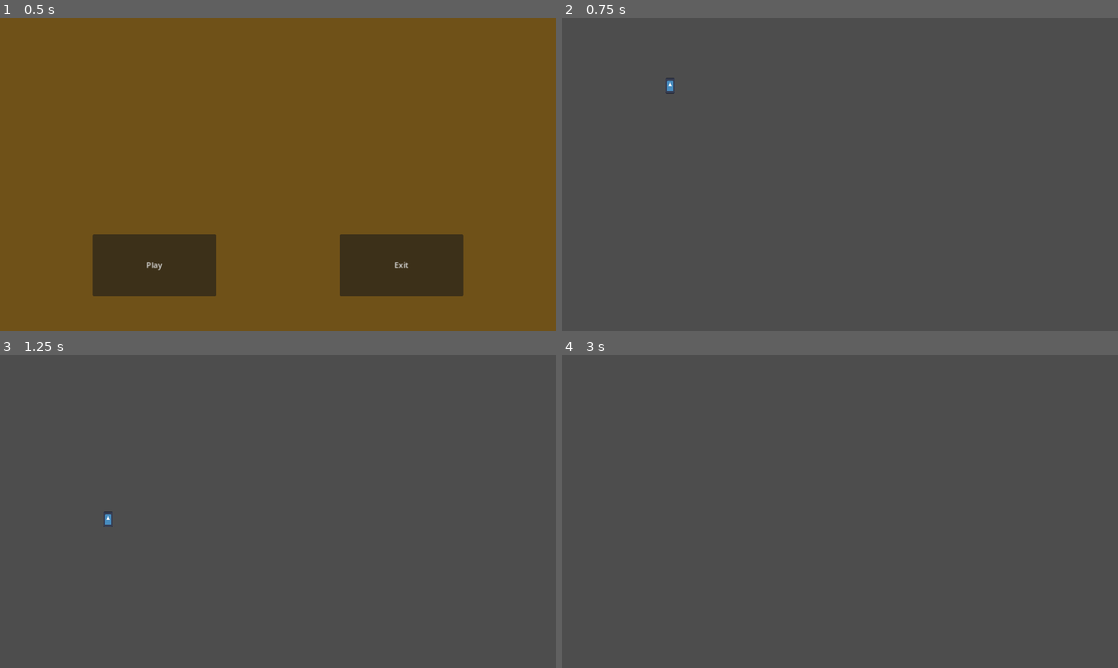
Above: before the commit, frames 1-4 (two rows, left to right).
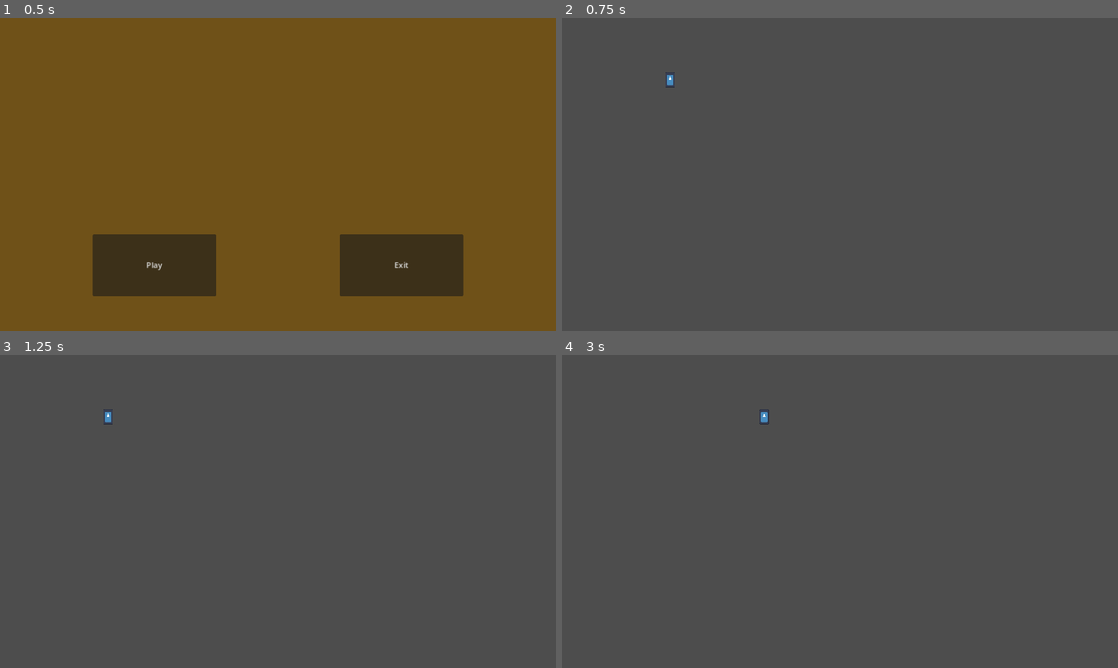
Above: after the commit, the same moments.

Repository: AtaMakesStuff/internship-farming-game
Game: Godot game, scene res://title.tscn
Two runs of this game, one before a commit and one after it. Both use one fixed random seed, a clock stepped at 60 frames per second and the inputs below. The engine's default icon, where the game draws it, is replaced by a stand-in: a white triangle on a blue panel in a dark square.
Inputs:
- Up to frame 1 (0.5 s): no input
- Up to frame 2 (0.75 s): click "Play" at 0.5 s
- Up to frame 3 (1.25 s): no input
- Up to frame 4 (3 s): tap Enter (ui_accept) at 1.25, 1.52, 2.27 s; hold Right (ui_right) 1.28-2.78 s; hold Left (ui_left) from 2.78 s (still down)

Frame 1 is identical in both runs. In frame 2, less than 0.1% of the frame differs, in the area x 18-21%, y 17-25%; in frame 3, less than 0.1%, in the area x 18-21%, y 17-55%; in frame 4, less than 0.1%.

Commit message:
Player movement
- disabled gravity and jumping for now
- added vertical movement

Diff:
--- a/internship-farming-game/player.gd
+++ b/internship-farming-game/player.gd
@@ -1,14 +1,15 @@
 extends CharacterBody2D
 
 
-const SPEED = 300.0
+const SPEED = 150.0
 const JUMP_VELOCITY = -400.0
 
 
 func _physics_process(delta: float) -> void:
 	# Add the gravity.
-	if not is_on_floor():
-		velocity += get_gravity() * delta
+	# I don't currently want gravity
+	#if not is_on_floor():
+	#	velocity += get_gravity() * delta
 
 	# Handle jump.
 	# I don't currently want jumping
@@ -17,10 +18,16 @@
 
 	# Get the input direction and handle the movement/deceleration.
 	# As good practice, you should replace UI actions with custom gameplay actions.
-	var direction := Input.get_axis("ui_left", "ui_right")
-	if direction:
-		velocity.x = direction * SPEED
+	var horizontal_direction := Input.get_axis("left", "right")
+	if horizontal_direction:
+		velocity.x = horizontal_direction * SPEED
 	else:
 		velocity.x = move_toward(velocity.x, 0, SPEED)
 
+	var vertical_direction := Input.get_axis("up", "down")
+	if vertical_direction:
+		velocity.y = vertical_direction * SPEED
+	else:
+		velocity.y = move_toward(velocity.y, 0, SPEED)
+
 	move_and_slide()
--- a/internship-farming-game/project.godot
+++ b/internship-farming-game/project.godot
@@ -18,3 +18,30 @@
 [display]
 
 window/stretch/mode="canvas_items"
+
+[input]
+
+left={
+"deadzone": 0.5,
+"events": [Object(InputEventKey,"resource_local_to_scene":false,"resource_name":"","device":-1,"window_id":0,"alt_pressed":false,"shift_pressed":false,"ctrl_pressed":false,"meta_pressed":false,"pressed":false,"keycode":0,"physical_keycode":65,"key_label":0,"unicode":97,"location":0,"echo":false,"script":null)
+, Object(InputEventKey,"resource_local_to_scene":false,"resource_name":"","device":-1,"window_id":0,"alt_pressed":false,"shift_pressed":false,"ctrl_pressed":false,"meta_pressed":false,"pressed":false,"keycode":0,"physical_keycode":4194319,"key_label":0,"unicode":0,"location":0,"echo":false,"script":null)
+]
+}
+right={
+"deadzone": 0.5,
+"events": [Object(InputEventKey,"resource_local_to_scene":false,"resource_name":"","device":-1,"window_id":0,"alt_pressed":false,"shift_pressed":false,"ctrl_pressed":false,"meta_pressed":false,"pressed":false,"keycode":0,"physical_keycode":68,"key_label":0,"unicode":100,"location":0,"echo":false,"script":null)
+, Object(InputEventKey,"resource_local_to_scene":false,"resource_name":"","device":-1,"window_id":0,"alt_pressed":false,"shift_pressed":false,"ctrl_pressed":false,"meta_pressed":false,"pressed":false,"keycode":0,"physical_keycode":4194321,"key_label":0,"unicode":0,"location":0,"echo":false,"script":null)
+]
+}
+up={
+"deadzone": 0.5,
+"events": [Object(InputEventKey,"resource_local_to_scene":false,"resource_name":"","device":-1,"window_id":0,"alt_pressed":false,"shift_pressed":false,"ctrl_pressed":false,"meta_pressed":false,"pressed":false,"keycode":0,"physical_keycode":87,"key_label":0,"unicode":119,"location":0,"echo":false,"script":null)
+, Object(InputEventKey,"resource_local_to_scene":false,"resource_name":"","device":-1,"window_id":0,"alt_pressed":false,"shift_pressed":false,"ctrl_pressed":false,"meta_pressed":false,"pressed":false,"keycode":0,"physical_keycode":4194320,"key_label":0,"unicode":0,"location":0,"echo":false,"script":null)
+]
+}
+down={
+"deadzone": 0.5,
+"events": [Object(InputEventKey,"resource_local_to_scene":false,"resource_name":"","device":-1,"window_id":0,"alt_pressed":false,"shift_pressed":false,"ctrl_pressed":false,"meta_pressed":false,"pressed":false,"keycode":0,"physical_keycode":83,"key_label":0,"unicode":115,"location":0,"echo":false,"script":null)
+, Object(InputEventKey,"resource_local_to_scene":false,"resource_name":"","device":-1,"window_id":0,"alt_pressed":false,"shift_pressed":false,"ctrl_pressed":false,"meta_pressed":false,"pressed":false,"keycode":0,"physical_keycode":4194322,"key_label":0,"unicode":0,"location":0,"echo":false,"script":null)
+]
+}
